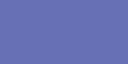
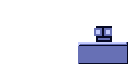
Revision of a layered 128 x 64 image; what changed, layer by layer:
added layer "Layer 2" above "Layer 1" over [78, 42, 128, 64]
painted on "Layer 1" over [94, 26, 112, 46]
hid "Background" over [0, 0, 128, 64]
